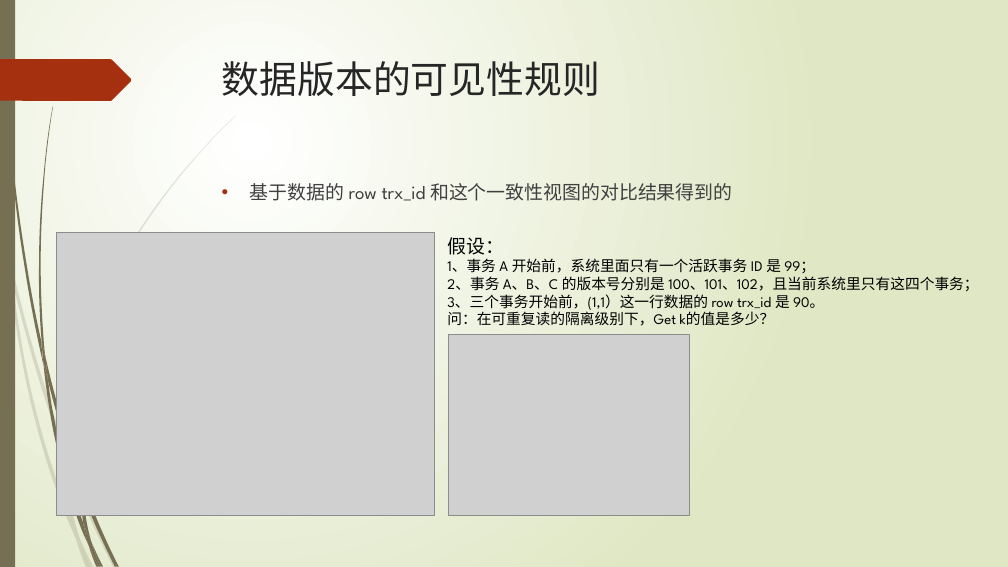
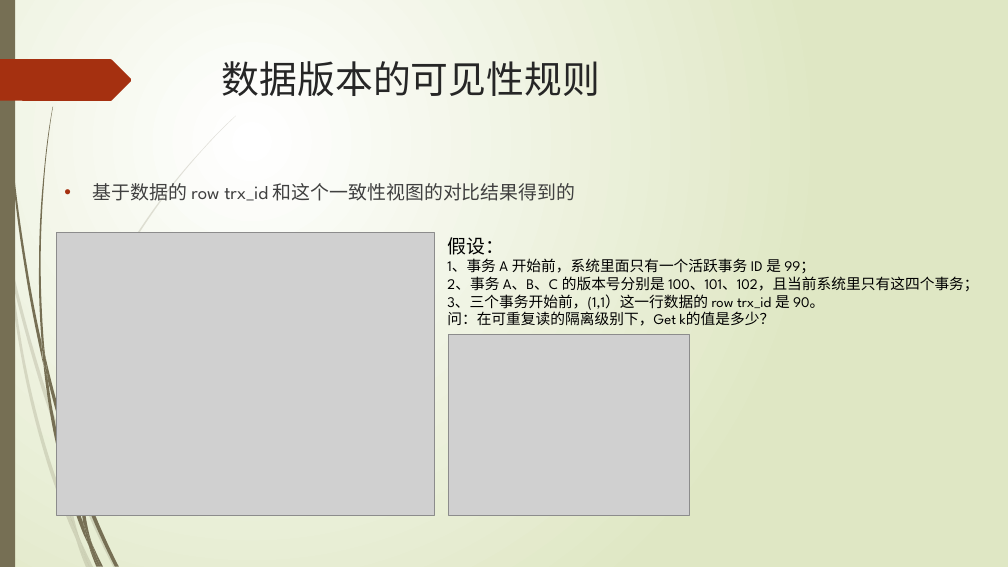
Before and after one commit to TopSpoofer/learning, a slide deck: slide 24 of mysql/mysql的事务实现.pptx. Drawn at 1008x567 pixels with LibreOffice and Linux fonts; fonts in the diff are those of the drawing; grey boxes stand for pictures. Boxes give left, top, right and bottom in pixels: in the first picture for what was removed or moved away, otherwise in the second. Text is boxed around its words. In the diff, an @@ line names an element or a change of style, - is before the commit and + after.

```diff
--- a/mysql/mysql的事务实现.pptx
+++ b/mysql/mysql的事务实现.pptx
@@ text "基于数据的 row trx_id 和这个一致性视图的对比结果得到的": place and size @@
-text "基于数据的 row trx_id 和这个一致性视图的对比结果得到的" at bbox=[250, 183, 732, 201]
+text "基于数据的 row trx_id 和这个一致性视图的对比结果得到的" at bbox=[93, 183, 575, 201]
```
Also in this commit, not shown: 4 other slides changed, 3 other files.
